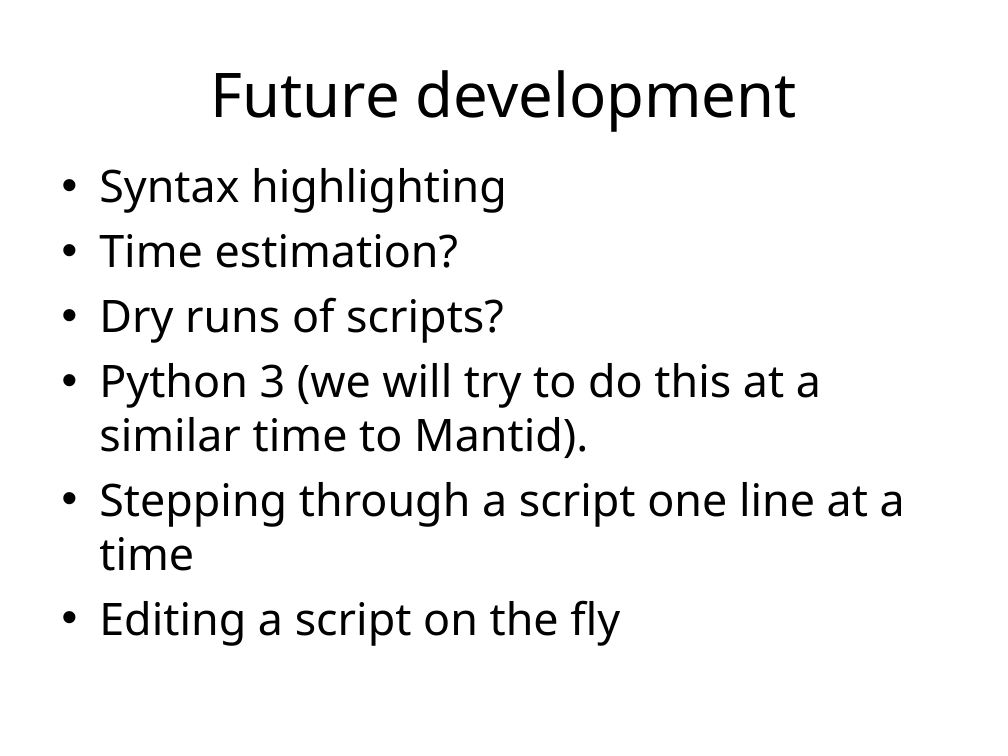
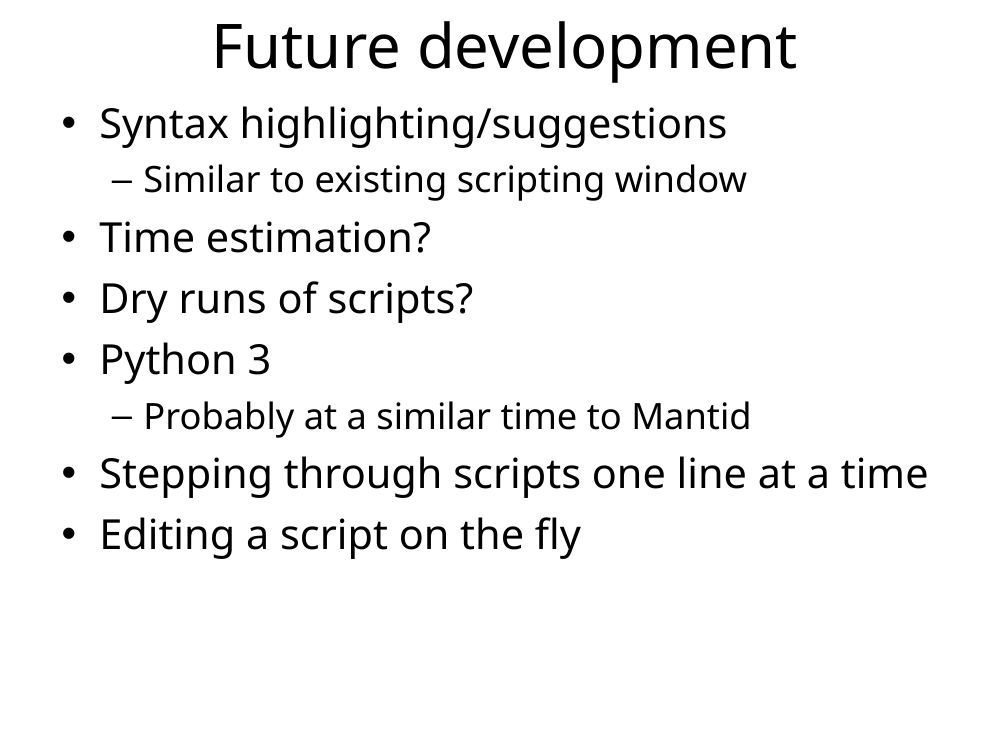
Before and after one commit to ISISComputingGroup/ibex_user_manual, a slide deck: slide 5 of nicos_changes.ppt. Drawn at 1008x756 pixels with LibreOffice and Linux fonts; fonts in the diff are those of the drawing; background and template pictures are left out. Boxes give left, top, right and bottom in pixels: in the first picture for what was removed or moved away, otherwise in the second. Text is boxed around its words. In the diff, an @@ line names an element or a change of style, - is before the commit and + after.

```diff
--- a/nicos_changes.ppt
+++ b/nicos_changes.ppt
@@ title "Future development": place and size @@
-title "Future development" at bbox=[210, 70, 797, 132]
+title "Future development" at bbox=[212, 21, 798, 83]
@@ text "Syntax highlighting/suggestions": place and size @@
-text "Syntax highlighting/suggestions" at bbox=[99, 168, 905, 646]
+text "Syntax highlighting/suggestions" at bbox=[99, 106, 929, 559]
@@ text at bbox=[99, 106, 747, 201]: text changed; size 32 to 25.9 pt @@
-• Syntax highlighting
+• Syntax highlighting/suggestions
+  – Similar to existing scripting window
@@ text at bbox=[99, 221, 581, 559]: size 32 to 29.6 pt in "Time estimation?", "Dry runs of scripts?", "Editing a script on the fly" @@
@@ text at bbox=[99, 342, 929, 498]: text changed; size 32 to 29.6 pt @@
-• Python 3 (we will try to do this at a similar time to Mantid).
-• Stepping through a script one line at a time
+• Python 3
+  – Probably at a similar time to Mantid
+• Stepping through scripts one line at a time
```
Also in this commit, not shown: 1 other slide changed.
